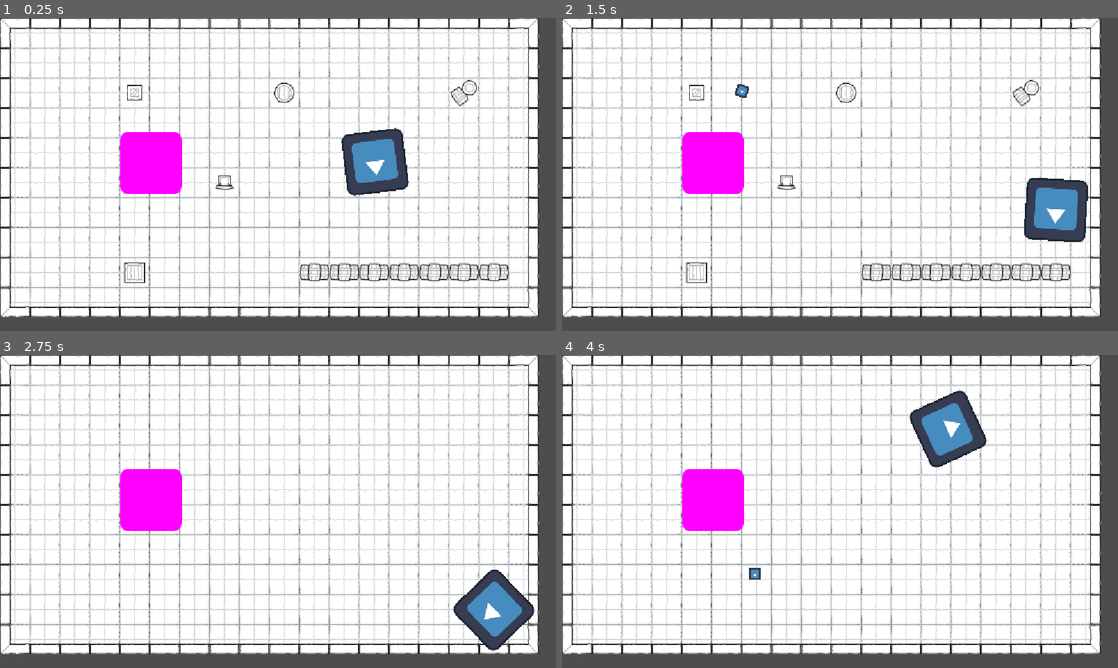
Above: before the commit, frames 1-4 (two rows, left to right).
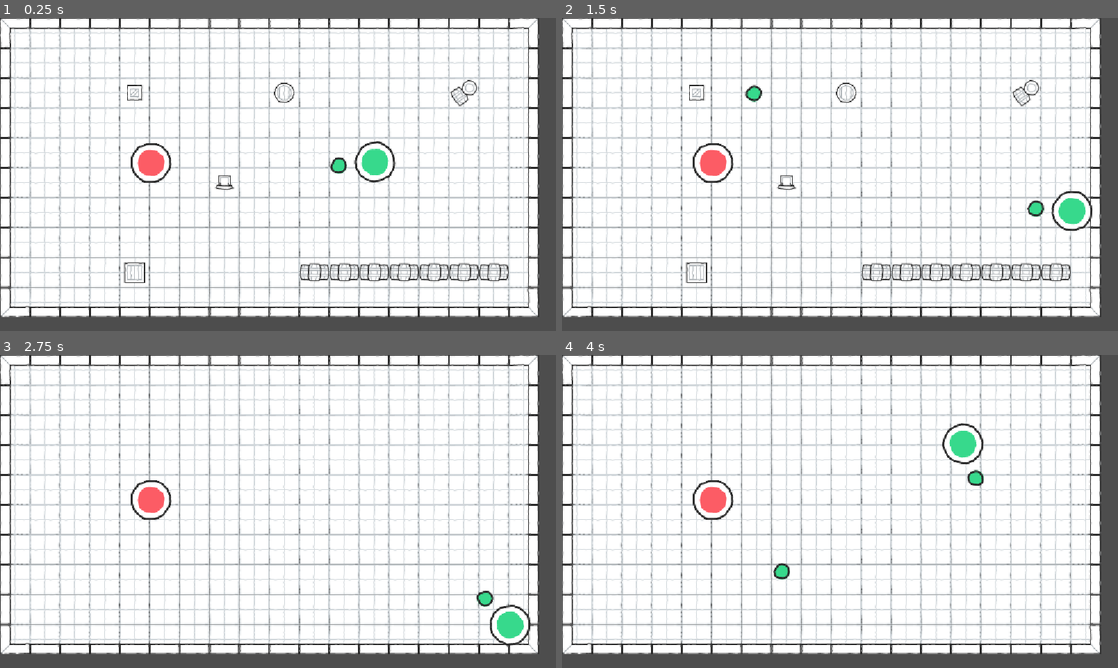
Above: after the commit, the same moments.

Repository: Frickerson/Brackeys_2026.2
Game: Godot game, scene res://Game/Levels/BasicLevel.tscn
The game is run twice, just before and just after one commit, with the same random seed, the same clock (stepped at 60 frames per second) and the same inputs. The engine's default icon, where the game draws it, is replaced by a stand-in: a white triangle on a blue panel in a dark square.
Inputs (mouse positions are in pixels of both pictures, inside the frame that each line leads up to):
- Up to frame 1 (0.25 s): no input
- Up to frame 2 (1.5 s): tap Enter at 0.5 s; move the mouse to (962, 158) at 0.52 s; hold D (Player_Move_Right) 0.53-1.28 s; click (962, 158) at 0.67 s; move the mouse to (728, 190) at 1.27 s; hold S (Player_Move_Down) from 1.28 s (still down)
- Up to frame 3 (2.75 s): move the mouse to (333, 442) at 2.02 s; release S (Player_Move_Down) at 2.03 s; hold D (Player_Move_Right) from 2.03 s (still down)
- Up to frame 4 (4 s): tap Space at 2.75 s; move the mouse to (812, 574) at 2.77 s; release D (Player_Move_Right) at 2.78 s; hold W (Player_Move_Up) 2.78-3.53 s; click (812, 574) at 2.92 s; move the mouse to (1006, 558) at 3.52 s; hold A (Player_Move_Left) from 3.53 s (still down)

The runs differ from the first frame. In frame 1, 4.5% of the frame differs, in the area x 21-74%, y 35-57%; in frame 2, 4.5%; in frame 3, 4.4%; in frame 4, 4.7%, in the area x 21-77%, y 11-72%.

Commit message:
Updated visuals

Diff:
--- a/Game/Objects/Enemy/Enemy.tscn
+++ b/Game/Objects/Enemy/Enemy.tscn
@@ -1,16 +1,16 @@
 [gd_scene format=3 uid="uid://cmya67a02jmjj"]
 
-[ext_resource type="Texture2D" uid="uid://x66tsxte8o5r" path="res://icon.svg" id="1_051ad"]
+[ext_resource type="Texture2D" uid="uid://cpvg457urlyy7" path="res://Game/Assets/Sprites/Characters/red_character.png" id="1_051ad"]
 
 [sub_resource type="CircleShape2D" id="CircleShape2D_bu7o8"]
-radius = 69.58448
+radius = 40.04997
 
-[node name="RigidBody2D" type="RigidBody2D" unique_id=840740489]
+[node name="Enemy" type="RigidBody2D" unique_id=840740489]
 gravity_scale = 0.0
 
 [node name="Sprite2D" type="Sprite2D" parent="." unique_id=1978200661]
-modulate = Color(18.328726, 0, 5.9332247, 1)
 texture = ExtResource("1_051ad")
 
 [node name="CollisionShape2D" type="CollisionShape2D" parent="." unique_id=816673183]
+position = Vector2(1, 0)
 shape = SubResource("CircleShape2D_bu7o8")
--- a/Game/Objects/Player/Bullet.gd
+++ b/Game/Objects/Player/Bullet.gd
@@ -8,5 +8,6 @@
 	position += velocity * delta
 
 func _on_body_entered(body: Node2D) -> void:
+	body.get_script()
 	body.queue_free()
 	self.queue_free()
--- a/Game/Objects/Player/Bullet.tscn
+++ b/Game/Objects/Player/Bullet.tscn
@@ -1,19 +1,18 @@
 [gd_scene format=3 uid="uid://qjyuecuw6ve5"]
 
-[ext_resource type="Texture2D" uid="uid://x66tsxte8o5r" path="res://icon.svg" id="1_617kg"]
 [ext_resource type="Script" uid="uid://0st2yvo8wdhu" path="res://Game/Objects/Player/Bullet.gd" id="1_hbtjo"]
+[ext_resource type="Texture2D" uid="uid://ndjxe06qdy7n" path="res://Game/Assets/Sprites/Characters/green_hand.png" id="2_hbtjo"]
 
 [sub_resource type="CircleShape2D" id="CircleShape2D_bu7o8"]
-radius = 68.117546
+radius = 16.0
 
-[node name="Area2D" type="Area2D" unique_id=1582658277]
+[node name="Bullet" type="Area2D" unique_id=1582658277]
 script = ExtResource("1_hbtjo")
 
 [node name="CollisionShape2D" type="CollisionShape2D" parent="." unique_id=1271787194]
-scale = Vector2(0.2, 0.2)
 shape = SubResource("CircleShape2D_bu7o8")
 
 [node name="Sprite2D" type="Sprite2D" parent="CollisionShape2D" unique_id=980642888]
-texture = ExtResource("1_617kg")
+texture = ExtResource("2_hbtjo")
 
 [connection signal="body_entered" from="." to="." method="_on_body_entered"]
--- a/Game/Objects/Player/Player.tscn
+++ b/Game/Objects/Player/Player.tscn
@@ -1,22 +1,26 @@
 [gd_scene format=3 uid="uid://dprglki4vqowe"]
 
 [ext_resource type="Script" uid="uid://by12bqobms5mi" path="res://Game/Objects/Player/Player.gd" id="1_5anc7"]
-[ext_resource type="Texture2D" uid="uid://x66tsxte8o5r" path="res://icon.svg" id="1_f664l"]
 [ext_resource type="PackedScene" uid="uid://qjyuecuw6ve5" path="res://Game/Objects/Player/Bullet.tscn" id="2_bupal"]
+[ext_resource type="Texture2D" uid="uid://nf811uvg46xk" path="res://Game/Assets/Sprites/Characters/green_character.png" id="3_g70qv"]
+[ext_resource type="Texture2D" uid="uid://ndjxe06qdy7n" path="res://Game/Assets/Sprites/Characters/green_hand.png" id="4_kgmmb"]
 
 [sub_resource type="CircleShape2D" id="CircleShape2D_bu7o8"]
-radius = 71.00704
+radius = 39.012817
 
-[node name="CharacterBody2D" type="CharacterBody2D" unique_id=1713415423]
+[node name="Player" type="CharacterBody2D" unique_id=1713415423]
 script = ExtResource("1_5anc7")
 Attack = ExtResource("2_bupal")
 
 [node name="Sprite2D" type="Sprite2D" parent="." unique_id=1050555902]
-texture = ExtResource("1_f664l")
+texture = ExtResource("3_g70qv")
 
 [node name="CollisionShape2D" type="CollisionShape2D" parent="." unique_id=1653081082]
 shape = SubResource("CircleShape2D_bu7o8")
 
 [node name="Marker2D" type="Marker2D" parent="." unique_id=769246578]
-position = Vector2(100, 0)
+position = Vector2(75, 0)
 gizmo_extents = 25.0
+
+[node name="Sprite2D" type="Sprite2D" parent="Marker2D" unique_id=813970195]
+texture = ExtResource("4_kgmmb")
